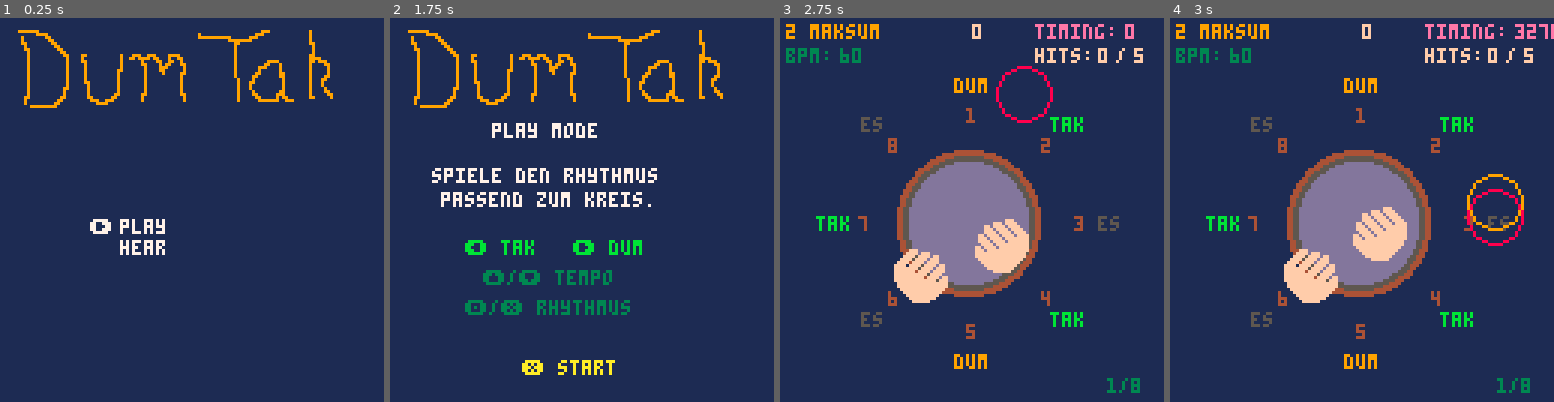
Above: before the commit, frames 1-4 (left to right).
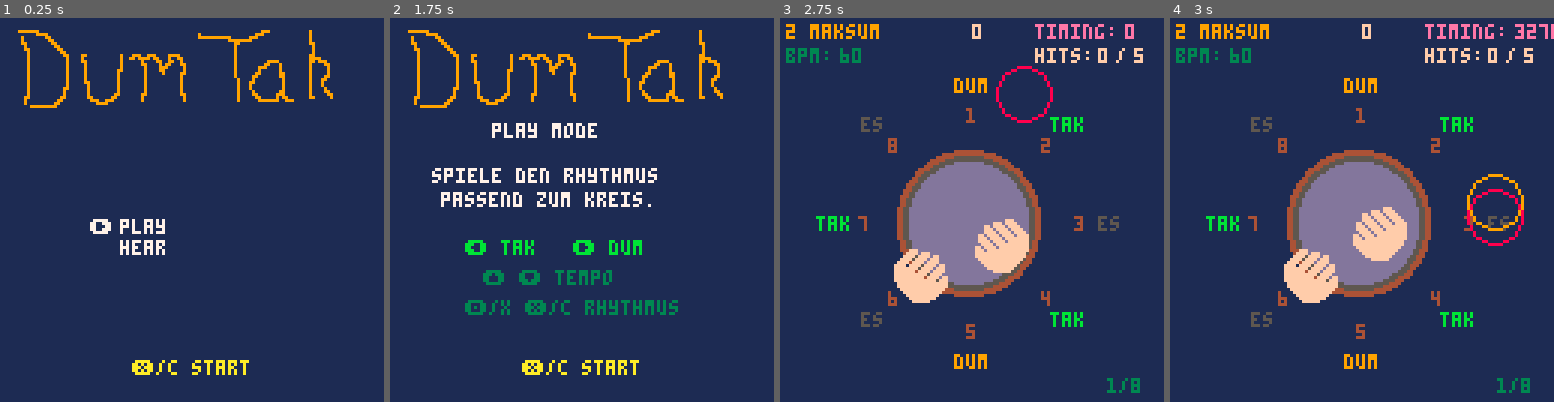
Above: after the commit, the same moments.

Repository: fpiesik/my_pico8-carts
Game: PICO-8 cartridge music/dumtak.p8
Two runs of this game, one before a commit and one after it. Both use one fixed random seed, a clock stepped at 60 frames per second and the inputs below.
Inputs:
- Up to frame 1 (0.25 s): no input
- Up to frame 2 (1.75 s): tap X (X key) at 0.33, 1.07 s; tap O (Z key) at 0.7, 1.7 s; hold Right from 1.6 s (still down)
- Up to frame 3 (2.75 s): tap X (X key) at 1.85 s; release Right at 2.1 s; tap O (Z key) at 2.1, 2.5 s; hold Up 2.15-2.42 s; hold Right from 2.47 s (still down)
- Up to frame 4 (3 s): keep holding Right; tap O (Z key) at 2.9 s; tap X (X key) at 2.97 s

The runs differ from the first frame. In frame 1, 0.5% of the frame differs, in the area x 34-65%, y 89-93%; in frame 2, 1.2%, in the area x 28-75%, y 65-93%; in frame 3, nothing differs; in frame 4, nothing differs.

Commit message:
Update dumtak.p8

Diff:
--- a/music/dumtak.p8
+++ b/music/dumtak.p8
@@ -122,6 +122,7 @@
 			if(i==s.idx)print("➡️",s.x-10,s.y+i*s.spc,7)
 		end
   spr(128,0,0,16,4)
+  print("❎/c start",44,114,10)
 	end,
 	upd=function(s)
 		if btnp(3) then
@@ -151,16 +152,16 @@
 			print("spiele den rhythmus",14,50,7)
 			print("passend zum kreis.",17,58,7)
 			print("⬅️ tak   ➡️ dum",25,74,11)
-			print("⬆️/⬇️ tempo",31,84,3)
-			print("🅾️/❎ rhythmus",25,94,3)
+			print("⬆️ ⬇️ tempo",31,84,3)
+			print("🅾️/x ❎/c rhythmus",25,94,3)
 		else
 			print("hoere den rhythmus",16,50,7)
 			print("und baue ihn nach.",14,58,7)
-			print("⬅️/➡️ position",24,74,11)
-			print("⬆️/⬇️ silbe",31,84,11)
-			print("🅾️ pruefen",36,94,3)
-		end
-		print("❎ start",44,114,10)
+			print("⬅️ ➡️ position",24,74,11)
+			print("⬆️ ⬇️ silbe",31,84,11)
+			print("🅾️/x pruefen",36,94,3)
+		end
+		print("❎/c start",44,114,10)
 	end,
 	upd=function(s)
 		if btnp(4) then
